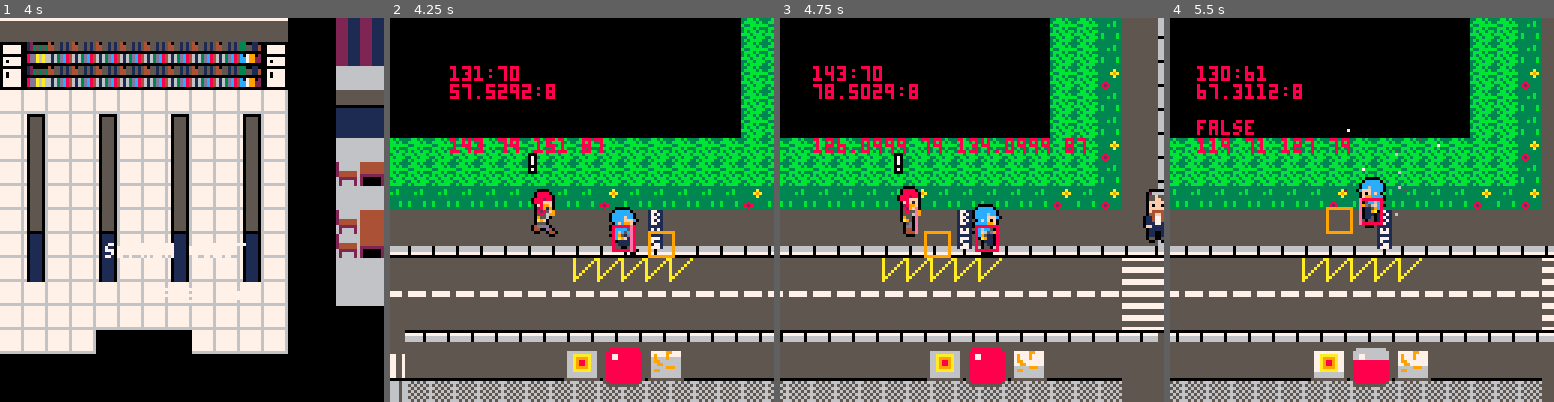
Above: before the commit, frames 1-4 (left to right).
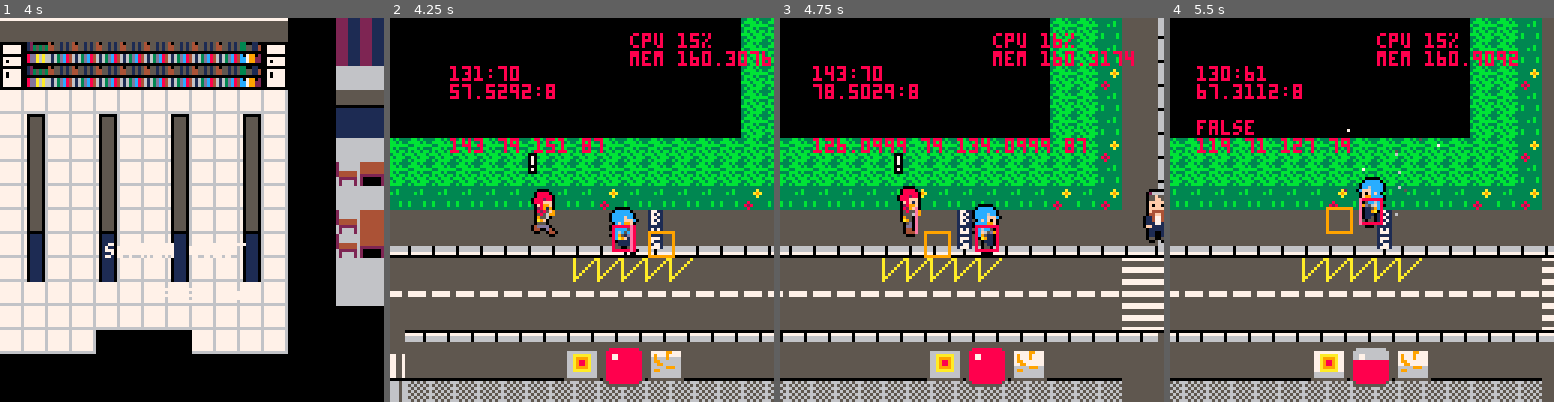
Above: after the commit, the same moments.

Repository: JasonHaenlin/pico-8-sophiaquest
Game: PICO-8 cartridge sophiaquest.p8
Two runs of this game, one before a commit and one after it. Both use one fixed random seed, a clock stepped at 60 frames per second and the inputs below.
Inputs:
- Up to frame 1 (4 s): tap X (X key) at 0.33, 1.07, 1.85, 2.97 s; tap O (Z key) at 0.7, 1.7, 2.1, 2.5, 2.9, 3.3, 3.7 s; hold Right 1.6-2.1 s; hold Up 2.15-2.42 s; hold Right 2.47-3.03 s; hold Left 3.08-3.58 s; hold Down 3.63-3.97 s
- Up to frame 2 (4.25 s): hold Right from 4.02 s (still down); tap X (X key) at 4.08 s; tap O (Z key) at 4.1 s
- Up to frame 3 (4.75 s): tap O (Z key) at 4.5 s; release Right at 4.68 s; hold Up from 4.73 s (still down)
- Up to frame 4 (5.5 s): tap O (Z key) at 4.9, 5.3 s; release Up at 5.03 s; hold Left from 5.08 s (still down); tap X (X key) at 5.2 s

Frame 1 is identical in both runs. In frame 2, 1.0% of the frame differs, in the area x 62-100%, y 3-13%; in frame 3, 0.9%; in frame 4, 1.0%, in the area x 53-91%, y 3-13%.

Commit message:
add cpu and mem perf

Diff:
--- a/sophiaquest.p8
+++ b/sophiaquest.p8
@@ -1291,6 +1291,7 @@
 function debug()
  if (not debug_enabled) return
  debug_log(g_fp.x+10, g_fp.y+10)
+ log_cpu_mem(g_fp.x+70, g_fp.y+5)
  display_hitbox_matrix()
  display_collision_matrix()
  display_front_matrix()
@@ -1339,6 +1340,11 @@
  for i=1,#g_dbg do
   print(g_dbg[i], x, y+(6*i), red)
  end
+end
+
+function log_cpu_mem(x, y)
+ print("cpu "..flr(stat(1)*100).."%", x, y, red)
+ print("mem "..stat(0), x, y+6, red)
 end
 
 __gfx__
